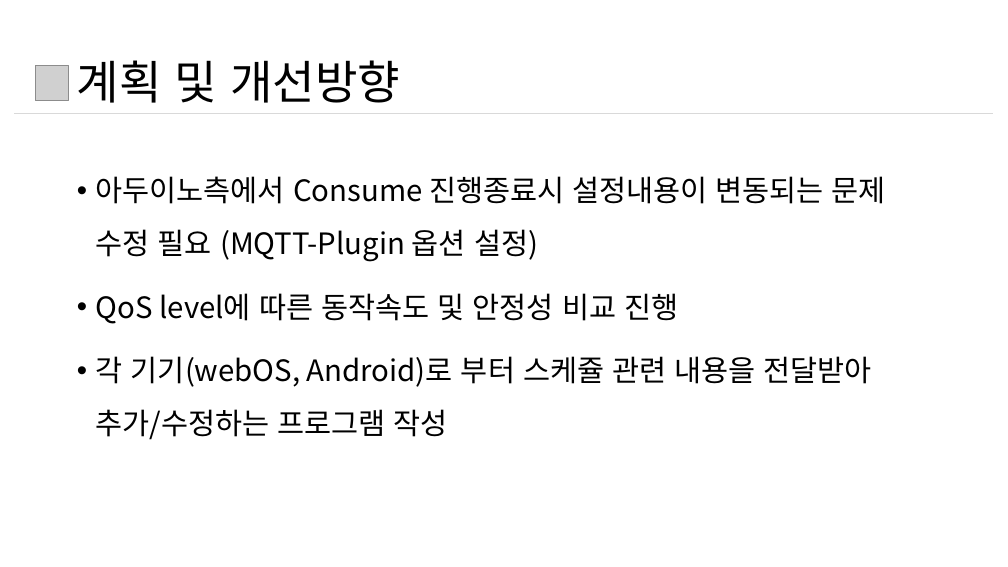
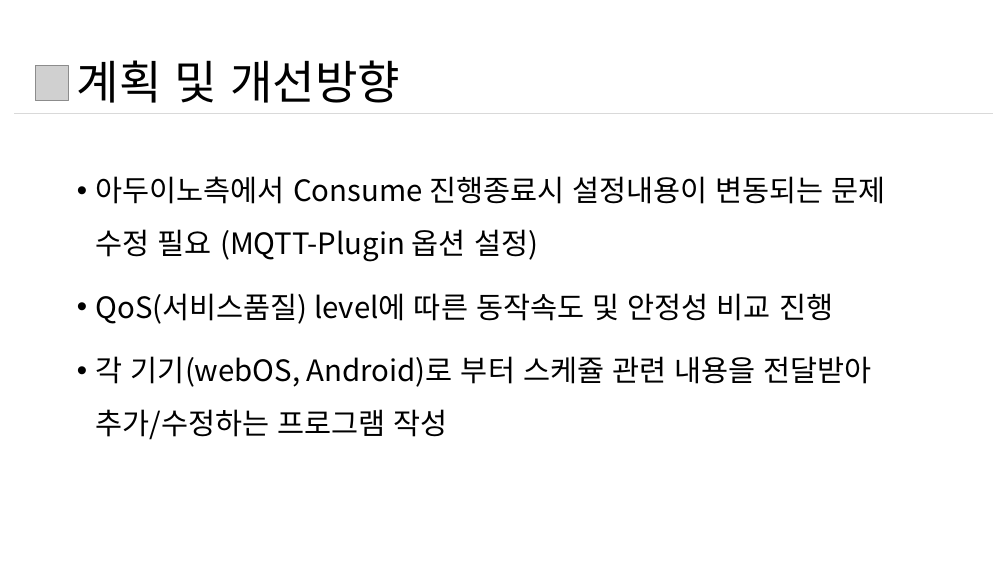
Before and after one commit to chhs2131/2021ESWContest_webOS_Three-Americano, a slide deck: slide 13 of 개발현황/webOS공모전 개발현황 최현식 20210830.pptx. Drawn at 1008x567 pixels with LibreOffice and Linux fonts; fonts in the diff are those of the drawing; grey boxes stand for pictures. Boxes give left, top, right and bottom in pixels: in the first picture for what was removed or moved away, otherwise in the second. Text is boxed around its words. In the diff, an @@ line names an element or a change of style, - is before the commit and + after.

```diff
--- a/개발현황/webOS공모전 개발현황 최현식 20210830.pptx
+++ b/개발현황/webOS공모전 개발현황 최현식 20210830.pptx
@@ text at box(96, 293, 833, 324): text changed @@
-• QoS level에 따른 동작속도 및 안정성 비교 진행
+• QoS(서비스품질) level에 따른 동작속도 및 안정성 비교 진행
```
Also in this commit, not shown: 4 other slides changed, 8 other files.
